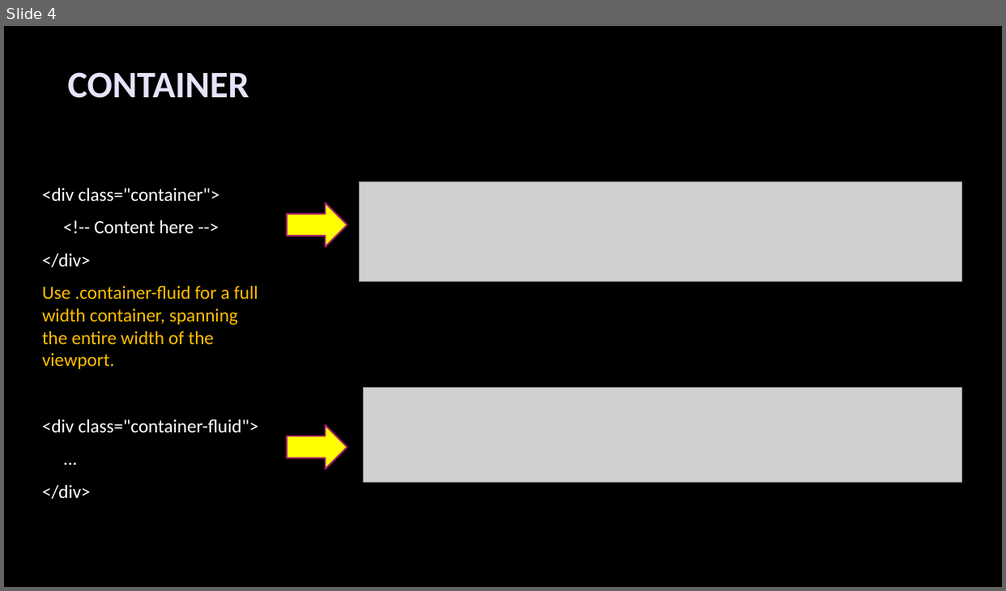
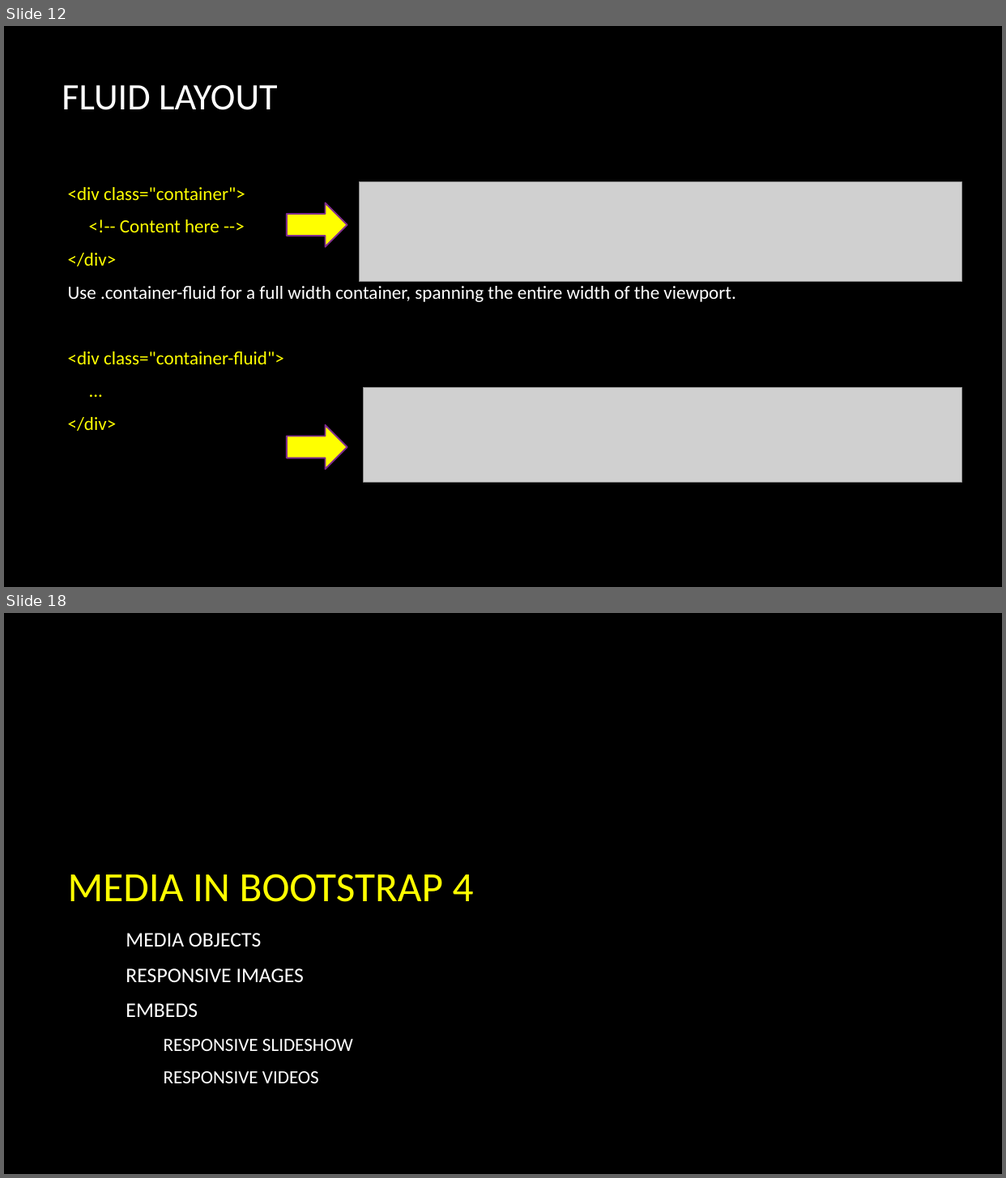
Before and after one commit to deepavn/bootstrap4, a slide deck: material/Bootstrap_Layout.pptx. Shown one above the other, each under a label of ours: slide 4 before the commit, slides 12 and 18 after it; the slides between them are not shown. The pictures are 1006x591 and 1006x1178 pixels, drawn with LibreOffice and Linux fonts; fonts in the diff are those of the drawing; grey boxes stand for pictures; background and template pictures are left out. Boxes give left, top, right and bottom in pixels: in the first picture for what was removed or moved away, otherwise in the second. Text is boxed around its words. In the diff, an @@ line names an element or a change of style, - is before the commit and + after.

```diff
--- a/material/Bootstrap_Layout.pptx
+++ b/material/Bootstrap_Layout.pptx
@@ slide 18 added at (x1=4, y1=613, x2=1002, y2=1174), background picture (left out) @@
@@ title added at (x1=68, y1=874, x2=474, y2=902), 40 pt, text #FFFF00 @@
+MEDIA IN BOOTSTRAP 4
@@ text added at (x1=126, y1=933, x2=353, y2=1084), 18 pt, text #FFFFFF @@
+MEDIA OBJECTS
+RESPONSIVE IMAGES
+EMBEDS
+  RESPONSIVE SLIDESHOW
+  RESPONSIVE VIDEOS
@@ what was slide 4 is now slide 12 @@
@@ slide 12 changed as well @@
@@ title at (x1=62, y1=85, x2=277, y2=110): text changed; text colour #E7E3F9 to #FFFFFF; bold off @@
-CONTAINER
+FLUID LAYOUT
@@ text "<div class="container">" moved from (x1=42, y1=188, x2=259, y2=499) to (x1=68, y1=187, x2=735, y2=431) @@
@@ text "<div class="container">" at (x1=68, y1=187, x2=735, y2=431): text colour #FFFFFF to #FFFF00 in "<div class="container">", "<!-- Content here -->", "</div>", "<div class="container-fluid">" and 2 more places; text colour #FFC000 to #FFFFFF in "Use .container-fluid for a full width container, ..." @@
@@ right arrow at (x1=287, y1=203, x2=347, y2=247): outline #A8216B 1.5 pt to #7F2E8F 1.5 pt @@
@@ right arrow at (x1=287, y1=426, x2=347, y2=470): outline #A8216B 1.5 pt to #7F2E8F 1.5 pt @@
```
Also in this commit, not shown: 5 other slides changed, 27 other slides added, 2 slides removed, 2 other files.
